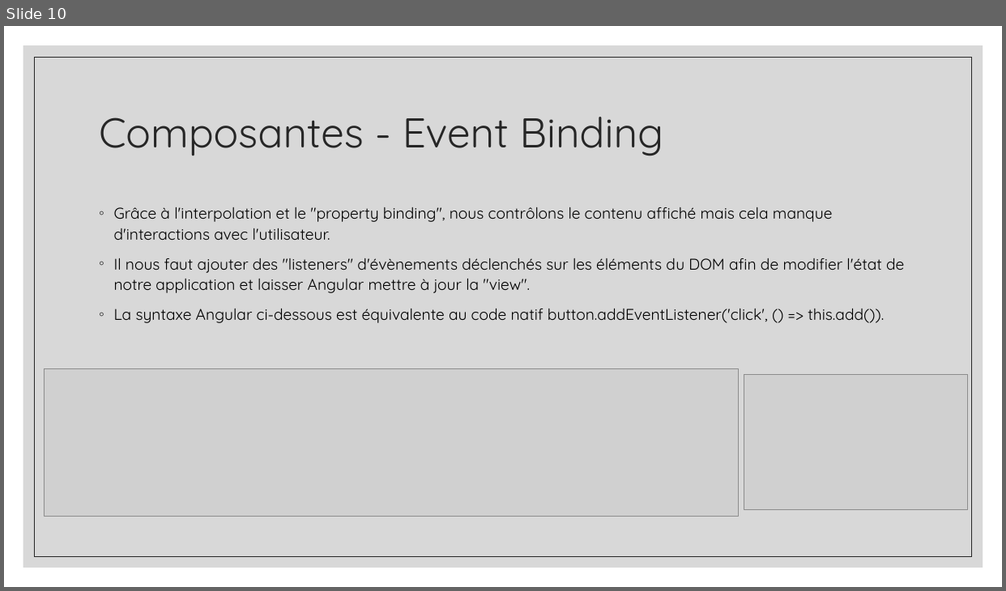
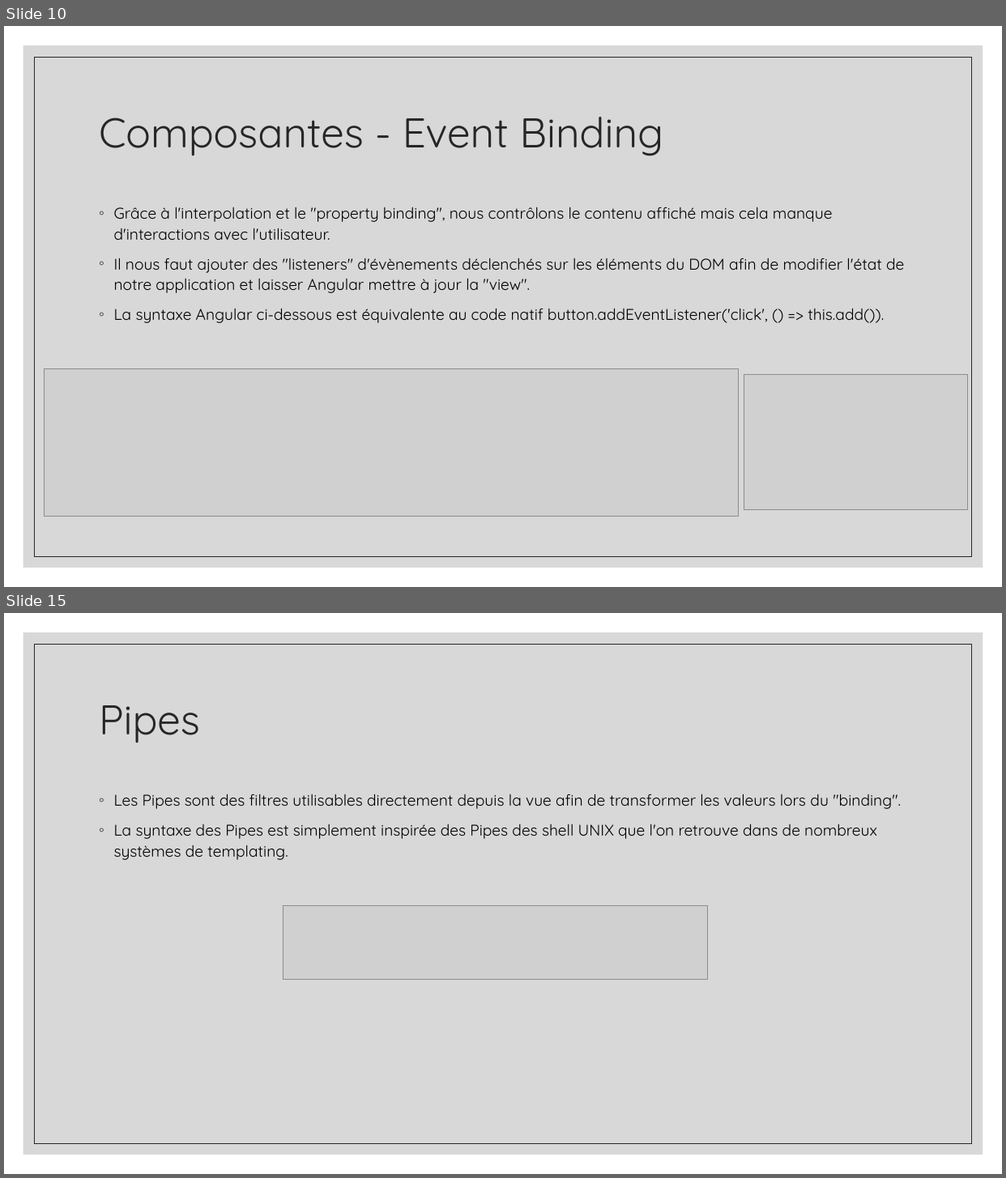
Before and after one commit to ayoubelabassi/todolist, a slide deck: task/ANGULAR.pptx. Shown one above the other, each under a label of ours: slide 10 before the commit, slides 10 and 15 after it; the slides between them are not shown. The pictures are 1006x591 and 1006x1178 pixels, drawn with LibreOffice and Linux fonts; fonts in the diff are those of the drawing; grey boxes stand for pictures. Boxes give left, top, right and bottom in pixels: in the first picture for what was removed or moved away, otherwise in the second. Text is boxed around its words. In the diff, an @@ line names an element or a change of style, - is before the commit and + after.

```diff
--- a/task/ANGULAR.pptx
+++ b/task/ANGULAR.pptx
@@ slide 15 added at bbox=[4, 613, 1002, 1174], background #FFFFFF; not listed: 2 template elements that a slide beside it also shows @@
@@ title added at bbox=[99, 705, 200, 743], 40 pt, text #262626 @@
+Pipes
@@ text added at bbox=[114, 794, 901, 860], 15 pt, text #000000 @@
+◦ Les Pipes sont des filtres utilisables directement depuis la vue afin de transformer les valeurs lors du "binding".
+◦ La syntaxe des Pipes est simplement inspirée des Pipes des shell UNIX que l'on retrouve dans de nombreux systèmes de templating.
@@ picture added at bbox=[283, 906, 709, 980] @@
```
Also in this commit, not shown: 1 slide changed, 6 other slides added, 1 slide removed, 1 other file.
